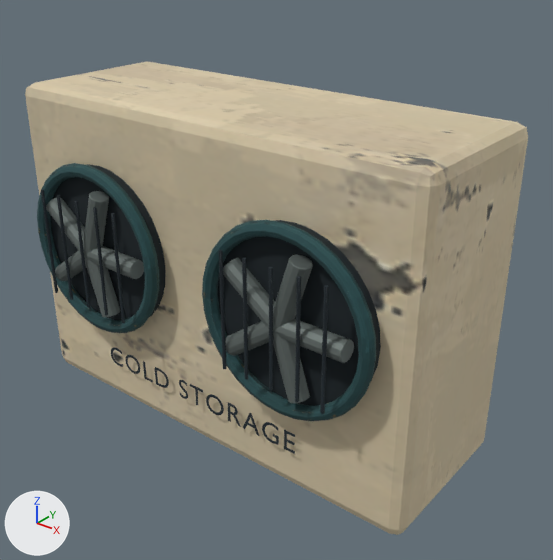
What one commit did to the glTF model shutdown-kit/assets/v4/models/refrigeration-unit.glb.
One viewpoint serves both versions: a camera (50 mm lens) standing at (2.36, -2.76, 2.51) and looking at (0.11, 0.06, 0.77). Every picture has the same lights, and +X, +Y and +Z are marked at lower left. The first picture is the older version. Where no turn or scale is listed for an object, it has been applied to the vertices. Vertices at exactly the same position are counted once.

In view in the first picture: 'refrigeration-unit__refrigeration-unit__hardware', 'refrigeration-unit__refrigeration-unit__ivory', 'refrigeration-unit__refrigeration-unit__petrol', 'refrigeration-unit__refrigeration-unit__rubber', 'refrigeration-unit__refrigeration-unit__steel'.
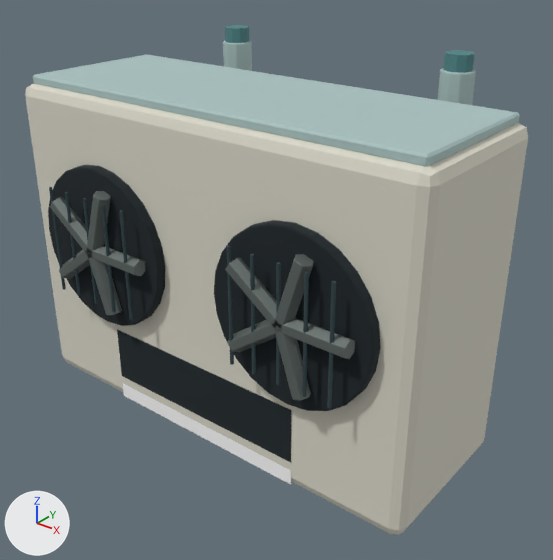
Boxes (x1, y1, x2, y2) around the edits, measured in the pictures (553 x 560 px):
'refrigeration-unit__refrigeration-unit__ivory', surface changed
    both: (25, 83, 528, 535)
'refrigeration-unit__refrigeration-unit__frost', added
    after: (33, 40, 520, 166)
'refrigeration-unit__refrigeration-unit__petrol', surface changed, reshaped, moved, turned (mostly hidden afterwards)
    before: (37, 163, 376, 421)
    after: (225, 25, 475, 73)
'refrigeration-unit__refrigeration-unit__hardware', moved
    before: (46, 191, 354, 403)
    after: (50, 191, 355, 401)
'refrigeration-unit__refrigeration-unit__steel', reshaped, moved (17% shorter)
    before: (41, 189, 329, 454)
    after: (49, 187, 336, 408)
'refrigeration-unit__refrigeration-unit__decal-indigo', added (black)
    after: (117, 330, 291, 462)
'refrigeration-unit__refrigeration-unit__decal-hazard', added
    after: (123, 383, 291, 485)
part 1 of me_cube_452, surface changed
    before: (25, 62, 528, 535)
    after: (25, 83, 528, 535)
part 2 of me_torus_010, deleted (cyan)
    before: (37, 163, 376, 421)
part 3 of me_torus_010, added (cyan)
    after: (225, 25, 249, 43)
part 4 of me_torus_010, added (cyan)
    after: (443, 50, 475, 73)
part 5 of me_cylinder_557, deleted
    before: (111, 347, 295, 454)

Edits to the bpy script that builds the scene:
```text
Change mat_ivory:
    remove mat_ivory.texture = img_painted_enamel_atlas
    add mat_ivory.base_color = (0.71, 0.69, 0.59)  # light grey #dbd8ca
    mat_ivory.roughness: 0.88 -> 0.9
Change mat_petrol:
    remove mat_petrol.texture = img_painted_enamel_atlas
    add mat_petrol.base_color = (0.08, 0.23, 0.24)  # cyan #508486
    mat_petrol.roughness: 0.88 -> 0.9
Change me_cube_452:
    where me_cube_452.from_pydata(...)  # 56 vertices, 108 faces; spans x -1.2..1.2, y -0.45..0.45, z -0.85..0.85
    me_cube_452 part 1: texture (UV) coordinates of 108 of 108 faces, centred in x -1.2..1.2, y -0.45..0.45, z -0.85..0.85, changed; they spanned u 0.57..0.93, v 0.51..0.99 and now span u 0.29..0.46, v 0.76..0.99
Change me_torus_010:
    used by ob_refrigeration_unit__refrigeration_unit__petrol; parent = ob_refrigeration_unit; location = (-0.61, -0.53, 0.94); rotation_euler = (1.571, 0.0, 0.0), in degrees (90, 0, 0)
    remove me_torus_010.from_pydata(...)  # 512 vertices, 1024 faces; spans x -0.45..1.67, y -0.45..0.46, z -0.04..0.04
    add me_torus_010.from_pydata(...)  # 80 vertices, 152 faces; spans x -0.77..0.77, y 0.45..0.77, z 1.13..1.9
    me_torus_010 part 2: 512 vertices removed from x -0.45..1.67, y -0.45..0.46, z -0.04..0.04
    me_torus_010 part 3: 40 vertices added at x -0.77..-0.63, y 0.45..0.77, z 1.13..1.9
    me_torus_010 part 4: 40 vertices added at x 0.63..0.77, y 0.45..0.77, z 1.13..1.9
Change me_cylinder_557:
    remove me_cylinder_557.from_pydata(...)  # 2238 vertices, 4412 faces; spans x -0.01..1.77, y -0.01..0.13, z -0.7..0.29
    add me_cylinder_557.from_pydata(...)  # 840 vertices, 1640 faces; spans x -0.01..1.77, y -0.01..0.01, z -0.29..0.29
    me_cylinder_557 part 5: 11 loose pieces with 1398 vertices, spanning x 0.24..1.52, y 0.13, z -0.7..-0.59, are deleted
Add me_decal_cold_storage:
    me_decal_cold_storage.from_pydata([(-0.6, -0.452, 0.15), (0.6, -0.452, 0.15), (0.6, -0.452, 0.45), (-0.6, -0.452, 0.45)], [], [(0, 1, 2), (0, 2, 3)])
    me_decal_cold_storage.materials.append(mat_decal_indigo)  # black #142227
Add me_decal_hazard_strip_014:
    me_decal_hazard_strip_014.from_pydata([(-0.6, -0.452, 0.017), (0.6, -0.452, 0.017), (0.6, -0.452, 0.103), (-0.6, -0.452, 0.103)], [], [(0, 1, 2), (0, 2, 3)])
    me_decal_hazard_strip_014.materials.append(mat_decal_hazard)  # white #ffffff
Change ob_refrigeration_unit__refrigeration_unit__hardware:
    ob_refrigeration_unit__refrigeration_unit__hardware.location: (-0.44, -0.55, 0.94) -> (-0.44, -0.53, 0.94)
Change ob_refrigeration_unit__refrigeration_unit__petrol:
    ob_refrigeration_unit__refrigeration_unit__petrol.rotation_euler: (1.571, 0.0, 0.0) -> (0.0, 0.0, 0.0)  # degrees (90, 0, 0) -> degrees (0, 0, 0)
    ob_refrigeration_unit__refrigeration_unit__petrol.location: (-0.61, -0.53, 0.94) -> (0.0, 0.0, 0.0)
Change ob_refrigeration_unit__refrigeration_unit__steel:
    ob_refrigeration_unit__refrigeration_unit__steel.location: (-0.88, -0.61, 0.94) -> (-0.88, -0.56, 0.94)
Add ob_refrigeration_unit__refrigeration_unit__frost:
    ob_refrigeration_unit__refrigeration_unit__frost = bpy.data.objects.new('refrigeration-unit__refrigeration-unit__frost', me_cube_758)  # 304 vertices, 596 faces; spans x -1.15..1.15, y -0.4..0.78, z -0.3..0.1; in mat_frost (light grey #aac2c0)
    ob_refrigeration_unit__refrigeration_unit__frost.location = (0.0, 0.0, 1.715)
Add ob_refrigeration_unit__refrigeration_unit__decal_indigo:
    ob_refrigeration_unit__refrigeration_unit__decal_indigo = bpy.data.objects.new('refrigeration-unit__refrigeration-unit__decal-indigo', me_decal_cold_storage)
    ob_refrigeration_unit__refrigeration_unit__decal_indigo.location = (0.0, 0.0, 0.0)
Add ob_refrigeration_unit__refrigeration_unit__decal_hazard:
    ob_refrigeration_unit__refrigeration_unit__decal_hazard = bpy.data.objects.new('refrigeration-unit__refrigeration-unit__decal-hazard', me_decal_hazard_strip_014)
    ob_refrigeration_unit__refrigeration_unit__decal_hazard.location = (0.0, 0.0, 0.0)
```
